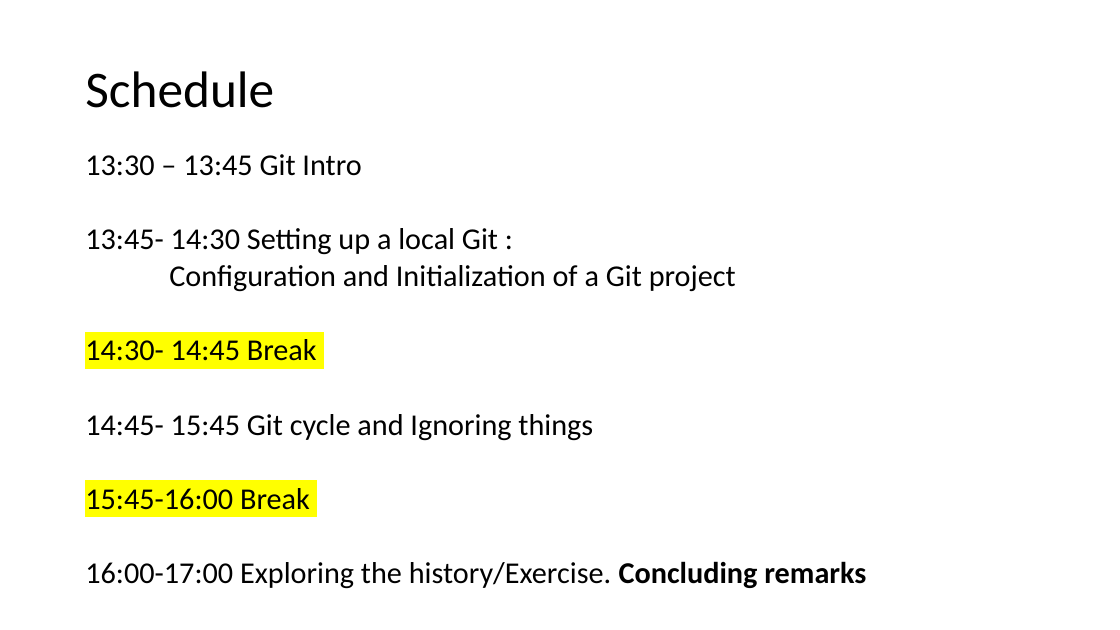
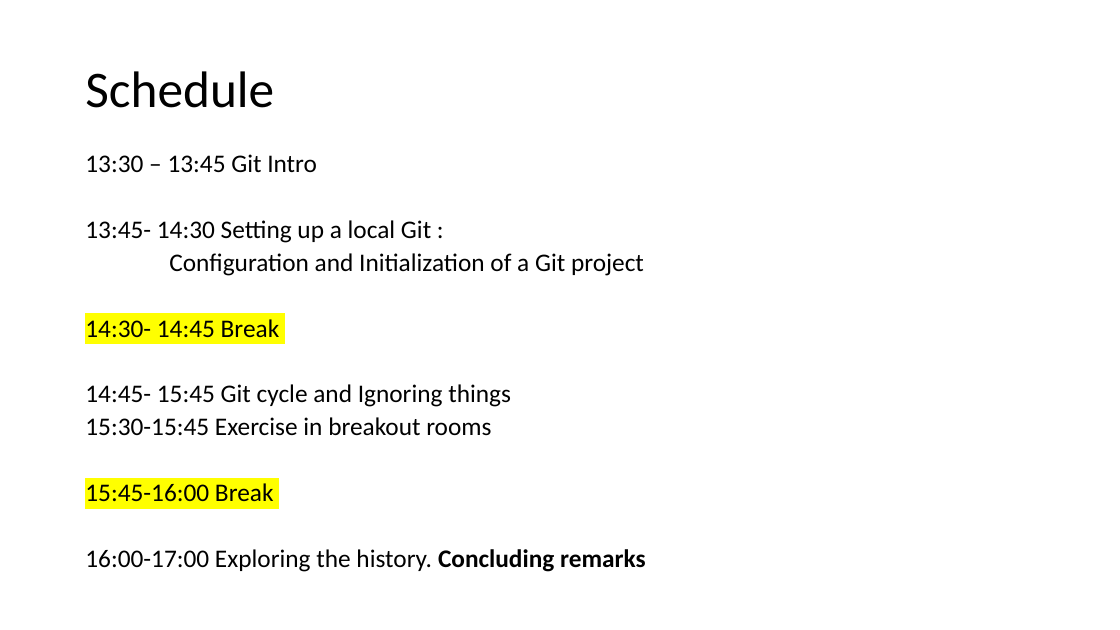
Before and after one commit to leilaicruz/Git4TUmembers_lesson, a slide deck: slide 11 of Git-intro-lesson(day 1).pptx. Drawn at 1120x630 pixels with LibreOffice and Linux fonts; fonts in the diff are those of the drawing. Boxes give left, top, right and bottom in pixels: in the first picture for what was removed or moved away, otherwise in the second. Text is boxed around its words. In the diff, an @@ line names an element or a change of style, - is before the commit and + after.

```diff
--- a/Git-intro-lesson(day 1).pptx
+++ b/Git-intro-lesson(day 1).pptx
@@ text at [85,154,644,502]: size 25.9 to 21.7 pt in "13:30 – 13:45 Git Intro", "13:45- 14:30 Setting up a local Git ...", "Configuration and Initialization of a Git project", "14:30- 14:45 Break" and 2 more places @@
@@ text at [85,417,491,436]: paragraph added @@
+15:30-15:45 Exercise in breakout rooms
@@ text at [85,549,646,572]: text changed; size 25.9 to 21.7 pt @@
-16:00-17:00 Exploring the history/Exercise. Concluding remarks
+16:00-17:00 Exploring the history. Concluding remarks
```
Also in this commit, not shown: 5 other slides changed, 5 slides added, 3 slides removed, 5 other files.
